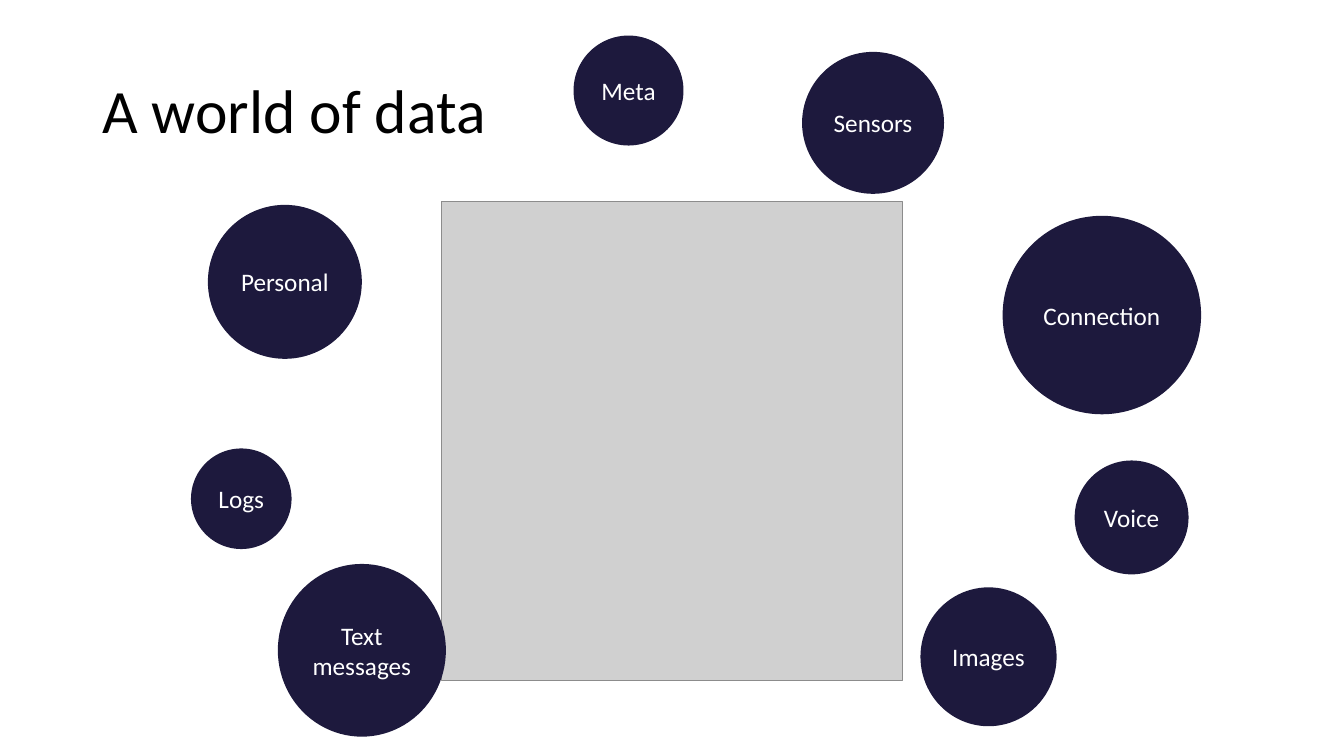
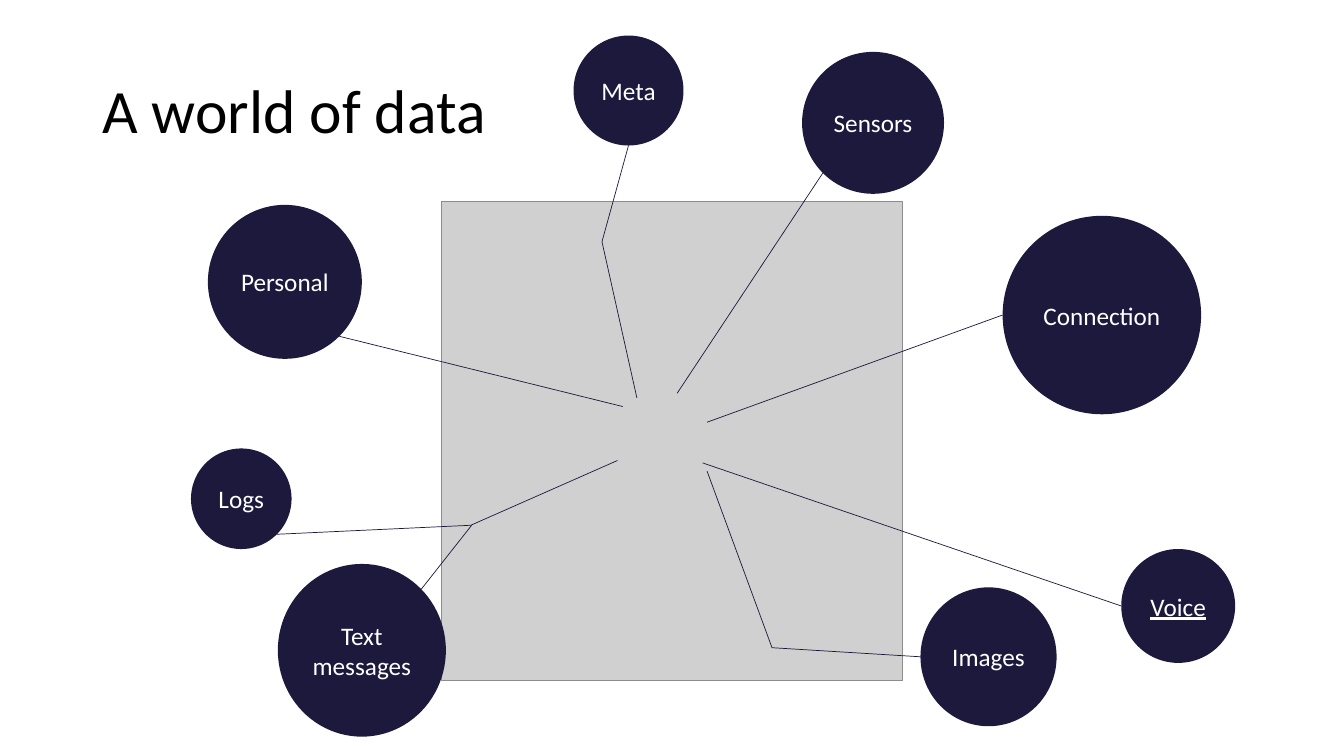
Before and after one commit to PRF-Development/DataAnalysisExtras, a slide deck: slide 2 of WhatIsDataAnalysis.pptx. Drawn at 1344x756 pixels with LibreOffice and Linux fonts; fonts in the diff are those of the drawing; grey boxes stand for pictures. Boxes give left, top, right and bottom in pixels: in the first picture for what was removed or moved away, otherwise in the second. Text is boxed around its words. In the diff, an @@ line names an element or a change of style, - is before the commit and + after.

Commit message:
better world of data (added links)

```diff
--- a/WhatIsDataAnalysis.pptx
+++ b/WhatIsDataAnalysis.pptx
@@ line added from (602, 242) to (629, 145), #1D193D 0.5 pt @@
@@ line added from (678, 393) to (823, 173), #1D193D 0.5 pt @@
@@ line added from (637, 398) to (602, 242), #1D193D 0.5 pt @@
@@ line added from (707, 422) to (1003, 316), #1D193D 0.5 pt @@
@@ line added from (623, 406) to (340, 337), #1D193D 0.5 pt @@
@@ line added from (618, 461) to (471, 525), #1D193D 0.5 pt @@
@@ line added from (703, 463) to (1121, 606), #1D193D 0.5 pt @@
@@ line added from (707, 471) to (772, 648), #1D193D 0.5 pt @@
@@ line added from (471, 525) to (277, 534), #1D193D 0.5 pt @@
@@ line added from (472, 525) to (421, 590), #1D193D 0.5 pt @@
@@ ellipse "Voice": place and size @@
-ellipse "Voice" at <box>1075,461,1189,575</box>
+ellipse "Voice" at <box>1121,549,1235,663</box>
@@ ellipse "Voice" at <box>1121,549,1235,663</box>: underline on @@
@@ line added from (772, 648) to (921, 657), #1D193D 0.5 pt @@
```
